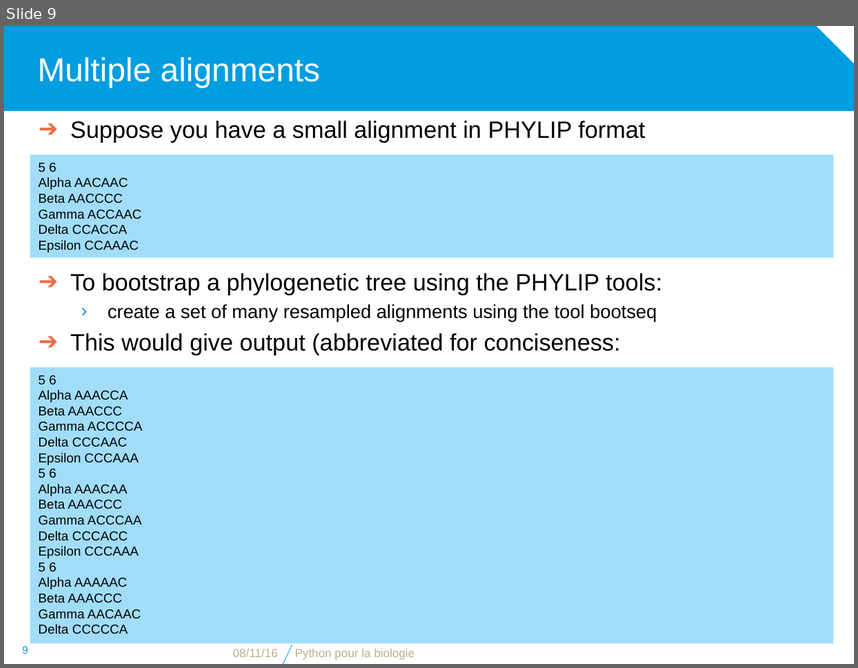
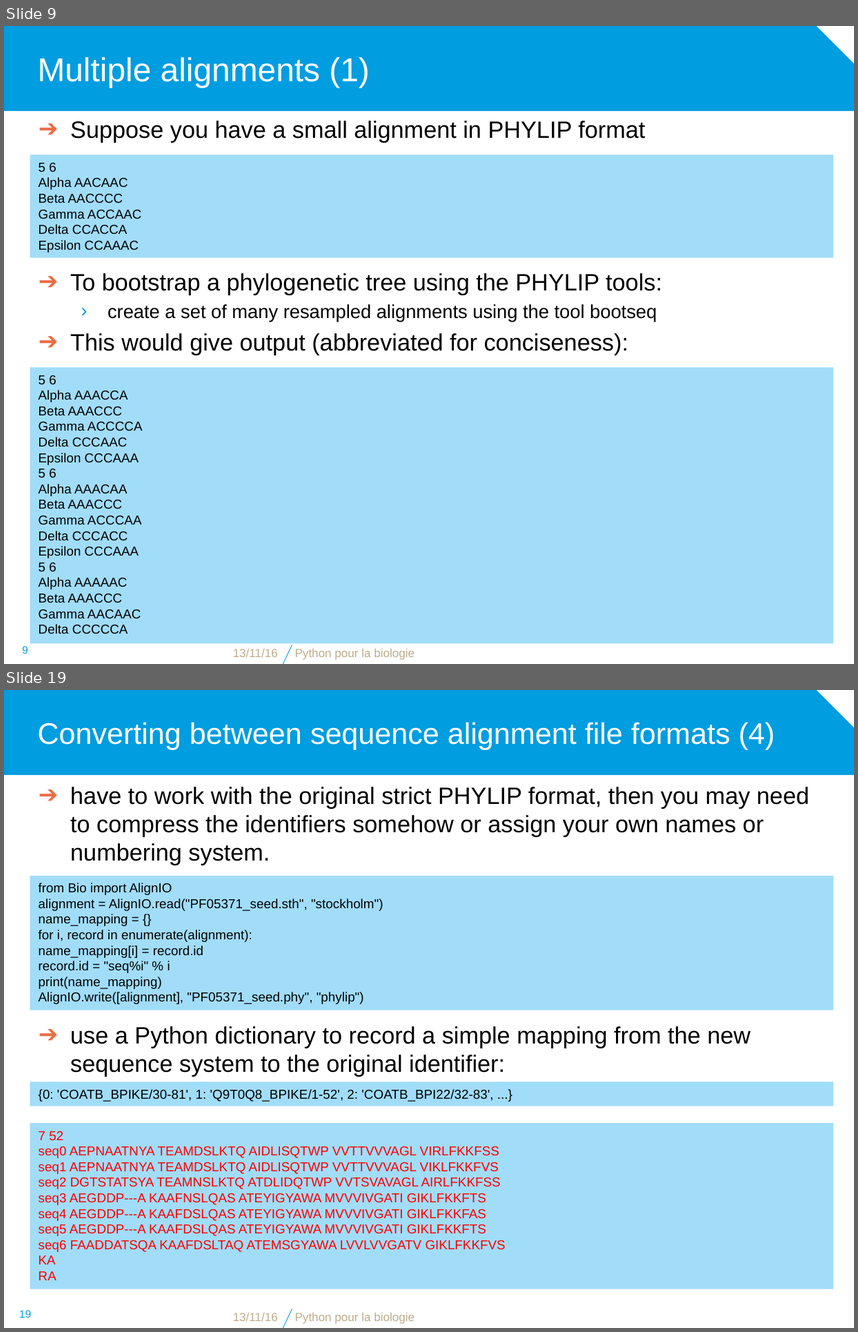
Before and after one commit to bdartigues/python_cnrs_formation, a slide deck: slides/python_biopython_Multiple_alignment.pptx. Shown one above the other, each under a label of ours: slide 9 before the commit, slides 9 and 19 after it; the slides between them are not shown. The pictures are 858x668 and 858x1332 pixels, drawn with LibreOffice and Linux fonts; fonts in the diff are those of the drawing; background and template pictures are left out. Boxes give left, top, right and bottom in pixels: in the first picture for what was removed or moved away, otherwise in the second. Text is boxed around its words. In the diff, an @@ line names an element or a change of style, - is before the commit and + after.

```diff
--- a/slides/python_biopython_Multiple_alignment.pptx
+++ b/slides/python_biopython_Multiple_alignment.pptx
@@ slide 19 added at (x1=4, y1=690, x2=854, y2=1328), background #FFFFFF; not listed: 2 template elements that a slide beside it also shows @@
@@ title added at (x1=38, y1=722, x2=775, y2=750), 25.2 pt, text #FFFFFF @@
+Converting between sequence alignment file formats (4)
@@ text added at (x1=70, y1=787, x2=809, y2=865), 20 pt, text #000000 @@
+➔ have to work with the original strict PHYLIP format, then you may need to compress the identifiers somehow or assign your own names or numbering system.
@@ rectangle added at (x1=30, y1=876, x2=833, y2=1009), fill #A1DDF9, 11 pt, text #000000 @@
+from Bio import AlignIO
+alignment = AlignIO.read("PF05371_seed.sth", "stockholm")
+name_mapping = {}
+for i, record in enumerate(alignment):
+name_mapping[i] = record.id
+record.id = "seq%i" % i
+print(name_mapping)
+AlignIO.write([alignment], "PF05371_seed.phy", "phylip")
@@ text added at (x1=70, y1=1026, x2=751, y2=1076), 20 pt, text #000000 @@
+➔ use a Python dictionary to record a simple mapping from the new sequence system to the original identifier:
@@ rectangle added at (x1=30, y1=1082, x2=833, y2=1107), fill #A1DDF9, 11 pt, text #000000 @@
+{0: 'COATB_BPIKE/30-81', 1: 'Q9T0Q8_BPIKE/1-52', 2: 'COATB_BPI22/32-83', ...}
@@ rectangle added at (x1=30, y1=1123, x2=833, y2=1288), fill #A1DDF9, 11 pt, text #FF0000 @@
+7 52
+seq0 AEPNAATNYA TEAMDSLKTQ AIDLISQTWP VVTTVVVAGL VIRLFKKFSS
+seq1 AEPNAATNYA TEAMDSLKTQ AIDLISQTWP VVTTVVVAGL VIKLFKKFVS
+seq2 DGTSTATSYA TEAMNSLKTQ ATDLIDQTWP VVTSVAVAGL AIRLFKKFSS
+seq3 AEGDDP---A KAAFNSLQAS ATEYIGYAWA MVVVIVGATI GIKLFKKFTS
+seq4 AEGDDP---A KAAFDSLQAS ATEYIGYAWA MVVVIVGATI GIKLFKKFAS
+seq5 AEGDDP---A KAAFDSLQAS ATEYIGYAWA MVVVIVGATI GIKLFKKFTS
+seq6 FAADDATSQA KAAFDSLTAQ ATEMSGYAWA LVVLVVGATV GIKLFKKFVS
+KA
+RA
@@ page number added at (x1=19, y1=1310, x2=31, y2=1317), 9 pt, text #009DE0 @@
+19
@@ text added at (x1=233, y1=1312, x2=278, y2=1321), 10 pt, text #BEAD8A @@
+13/11/16
@@ text added at (x1=295, y1=1312, x2=415, y2=1323), 10 pt, text #BEAD8A @@
+Python pour la biologie
@@ slide 9 changed as well @@
@@ title at (x1=38, y1=57, x2=370, y2=87): text changed @@
-Multiple alignments
+Multiple alignments (1)
@@ text at (x1=70, y1=333, x2=628, y2=354): text changed @@
-➔ This would give output (abbreviated for conciseness:
+➔ This would give output (abbreviated for conciseness):
@@ text at (x1=233, y1=648, x2=278, y2=657): text changed @@
-08/11/16
+13/11/16
```
Also in this commit, not shown: 14 other slides changed, 14 other slides added, 8 slides removed, 4 other files.
